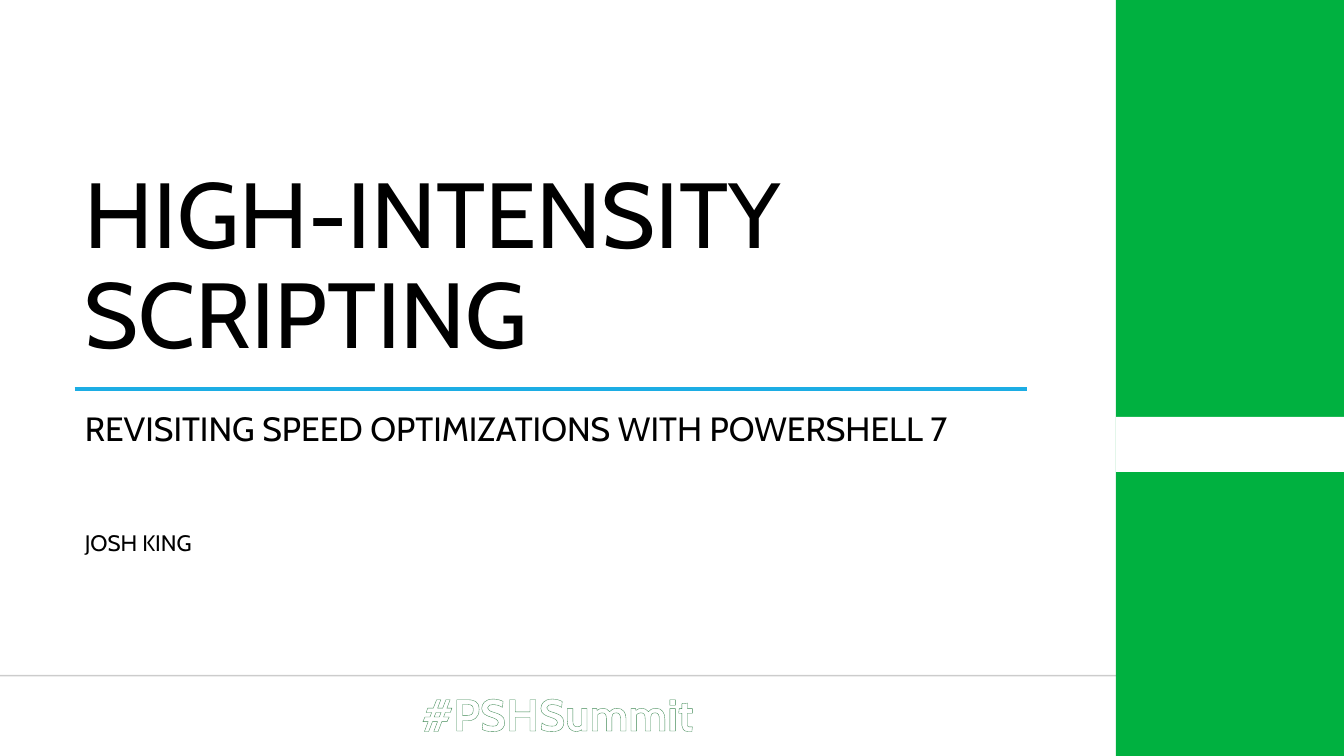
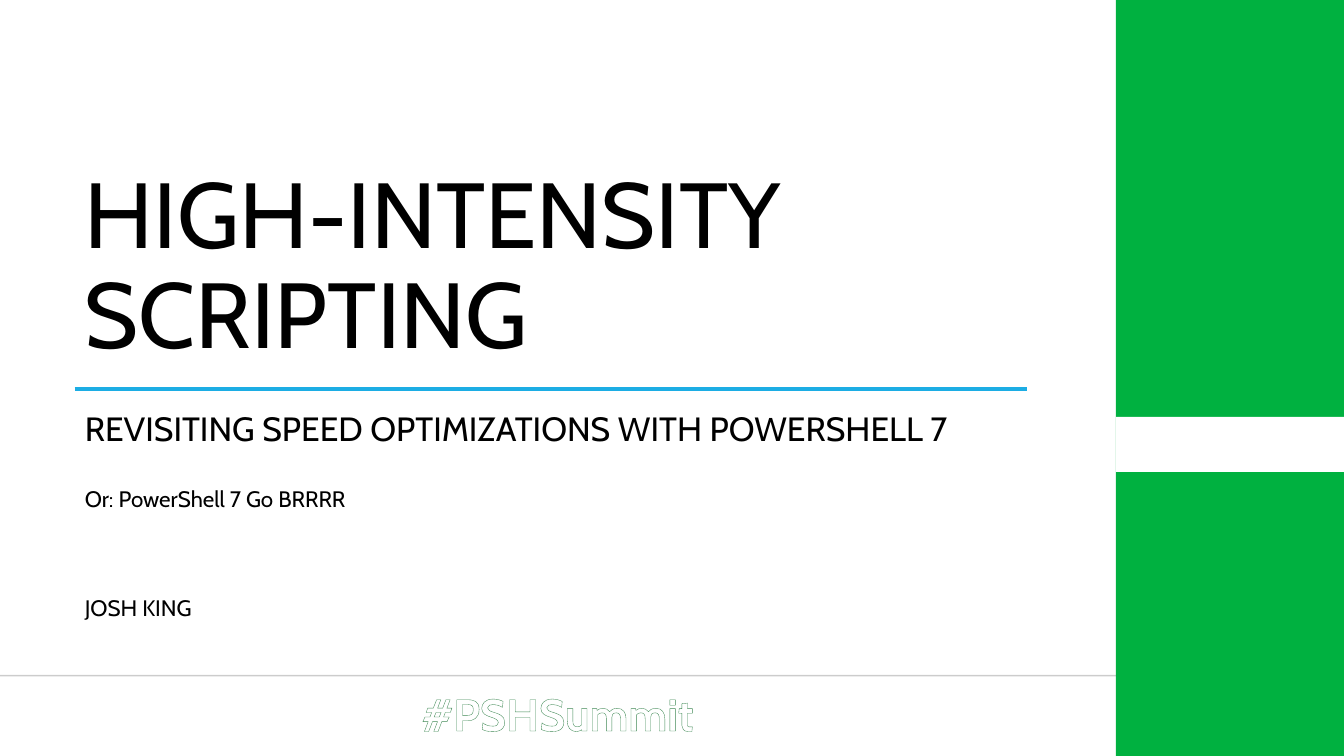
Before and after one commit to Windos/Talks, a slide deck: slide 1 of 2021/04 - April/28 - Summit 2021 - High-Intensity Scripting/High-Intensity Scripting.pptx. Drawn at 1344x756 pixels with LibreOffice and Linux fonts; fonts in the diff are those of the drawing; background and template pictures are left out. Boxes give left, top, right and bottom in pixels: in the first picture for what was removed or moved away, otherwise in the second. Text is boxed around its words. In the diff, an @@ line names an element or a change of style, - is before the commit and + after.

```diff
--- a/2021/04 - April/28 - Summit 2021 - High-Intensity Scripting/High-Intensity Scripting.pptx
+++ b/2021/04 - April/28 - Summit 2021 - High-Intensity Scripting/High-Intensity Scripting.pptx
@@ subtitle at [85, 490, 345, 508]: paragraph added @@
+Or: PowerShell 7 Go BRRRR
```
Also in this commit, not shown: 6 other files.
